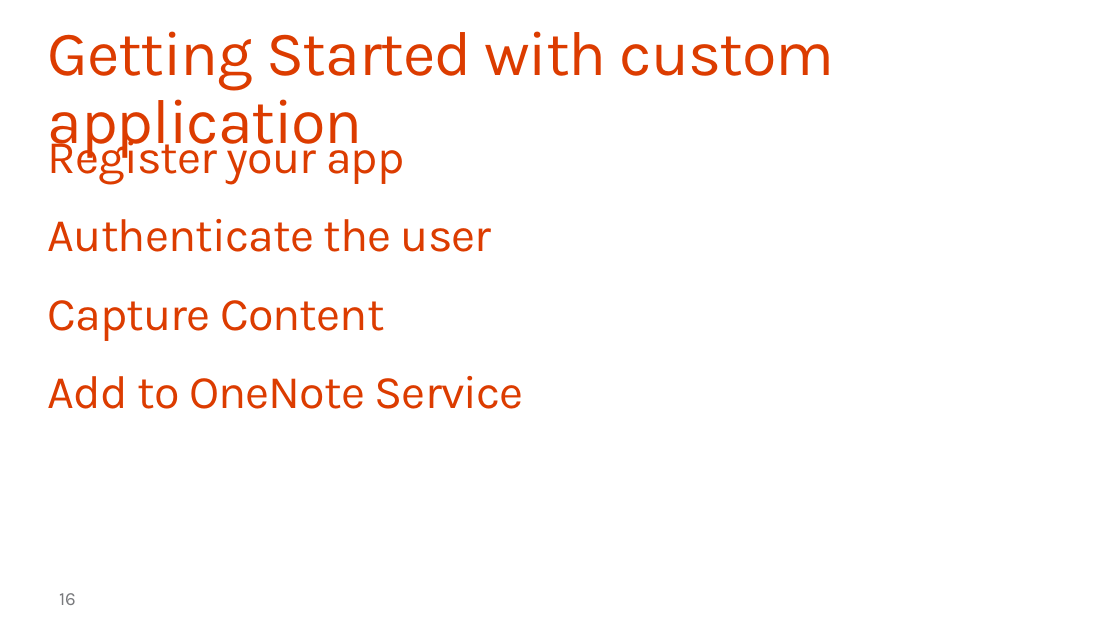
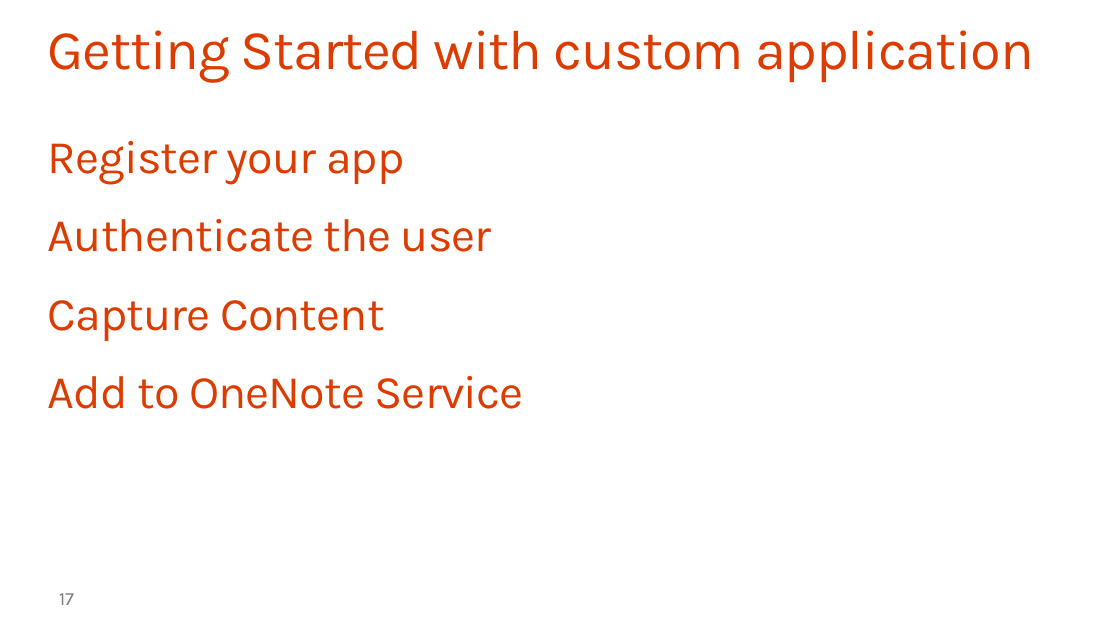
Before and after one commit to OfficeDev/TrainingContent, a slide deck: slide 17 of O3653-7 Deep Dive into the Office 365 APIs for OneNote services/O3653-7 Deep Dive into the Office 365 APIs for OneNote services.pptx (slide 16 before the commit). Drawn at 1120x630 pixels with LibreOffice and Linux fonts; fonts in the diff are those of the drawing; background and template pictures are left out. Boxes give left, top, right and bottom in pixels: in the first picture for what was removed or moved away, otherwise in the second. Text is boxed around its words. In the diff, an @@ line names an element or a change of style, - is before the commit and + after.

```diff
--- a/O3653-7 Deep Dive into the Office 365 APIs for OneNote services/O3653-7 Deep Dive into the Office 365 APIs for OneNote services.pptx
+++ b/O3653-7 Deep Dive into the Office 365 APIs for OneNote services/O3653-7 Deep Dive into the Office 365 APIs for OneNote services.pptx
@@ title "Getting Started with custom application" at [48, 30, 1034, 83]: size 54 to 48 pt @@
@@ text "Register your app" rewrapped from [48, 131, 524, 409] to [48, 141, 524, 409] @@
@@ page number at [59, 593, 74, 605]: text changed @@
-16
+17
```
Also in this commit, not shown: 6 other slides changed, 1 slide added.
